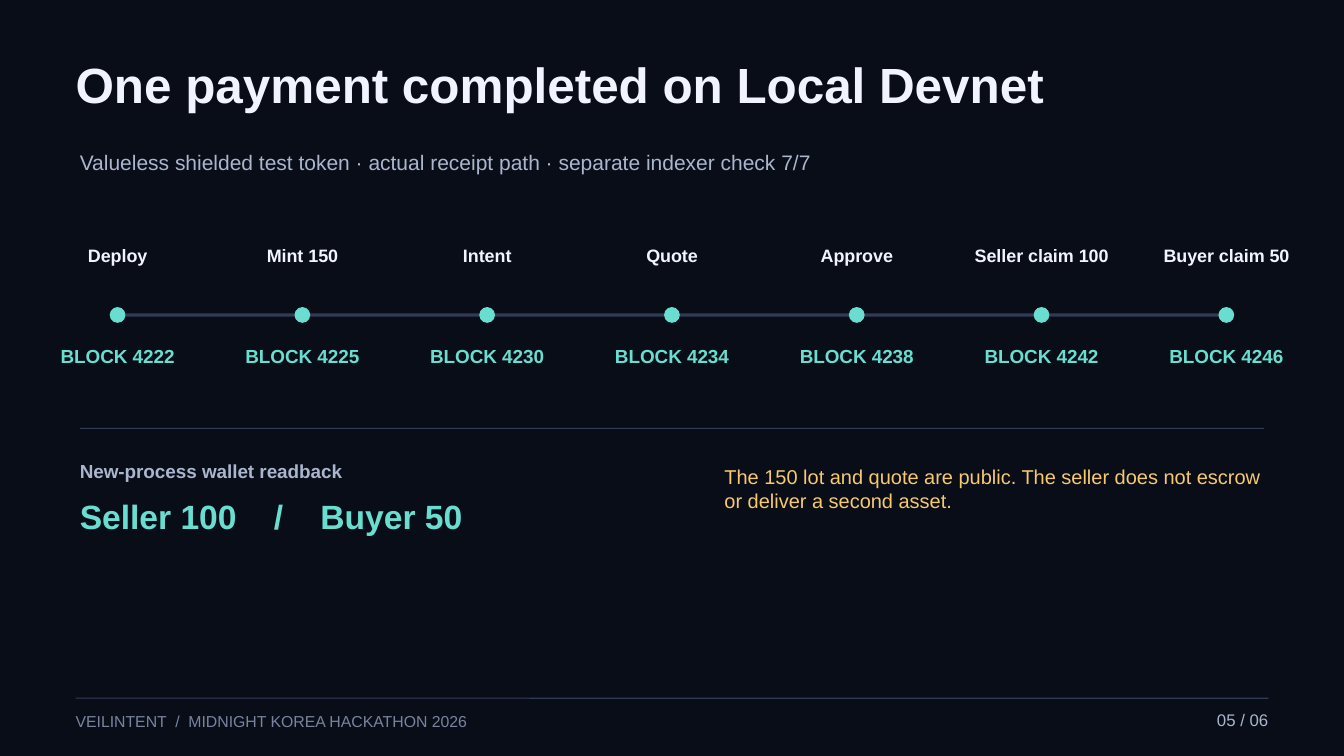
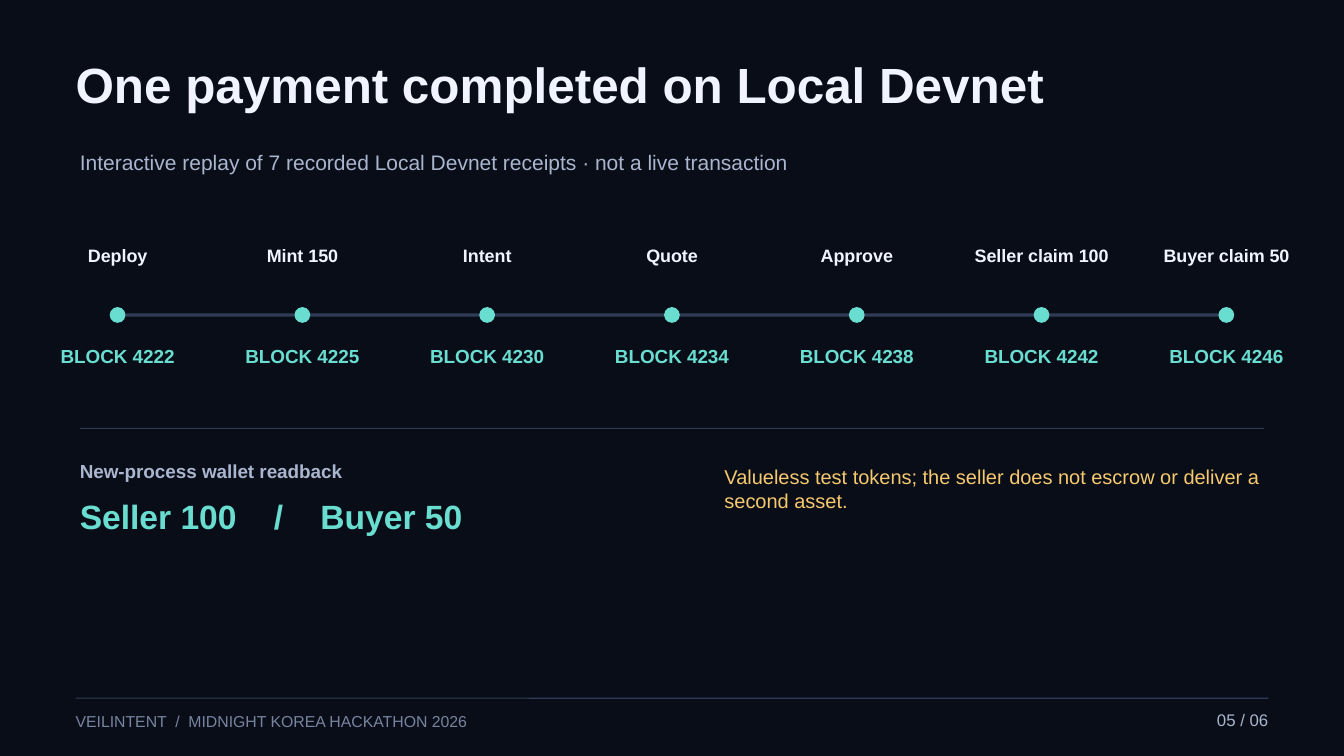
Before and after one commit to diveyreadytodive-star/midnight-fair-launch, a slide deck: slide 5 of artifacts/output/VeilIntent-Midnight-Korea-Hackathon-2026.pptx. Drawn at 1344x756 pixels with LibreOffice and Linux fonts; fonts in the diff are those of the drawing. Boxes give left, top, right and bottom in pixels: in the first picture for what was removed or moved away, otherwise in the second. Text is boxed around its words. In the diff, an @@ line names an element or a change of style, - is before the commit and + after.

Commit message:
Make VeilIntent verifiable in one short judge session
Lead the public demo with the recorded 150-unit escrow, seller 100 payout, and buyer 50 remainder. Add an interactive seven-receipt replay while labeling the browser policy checker as simulation. Align the deck and submission copy with the same evidence and privacy boundaries.

Constraint: The site is a static Local Devnet evidence viewer, not a live wallet, AI agent, or atomic swap.

Rejected: Present the policy checker as a Compact proof | it only compares values in the browser.

Confidence: high

Scope-risk: moderate

Tested: 60 repository tests and 14 VeilIntent tests; desktop and 390px browser checks; Pages build and live receipt load; six-slide render and PPTX integrity.

Not-tested: Preprod payment, independent agent service, customer demand, or live browser transaction.

```diff
--- a/artifacts/output/VeilIntent-Midnight-Korea-Hackathon-2026.pptx
+++ b/artifacts/output/VeilIntent-Midnight-Korea-Hackathon-2026.pptx
@@ text at <box>80,155,788,174</box>: text changed @@
-Valueless shielded test token · actual receipt path · separate indexer check 7/7
+Interactive replay of 7 recorded Local Devnet receipts · not a live transaction
@@ text at <box>724,469,1259,509</box>: text changed @@
-The 150 lot and quote are public. The seller does not escrow or deliver a second asset.
+Valueless test tokens; the seller does not escrow or deliver a second asset.
```
Also in this commit, not shown: 4 other slides changed, 8 other files.
